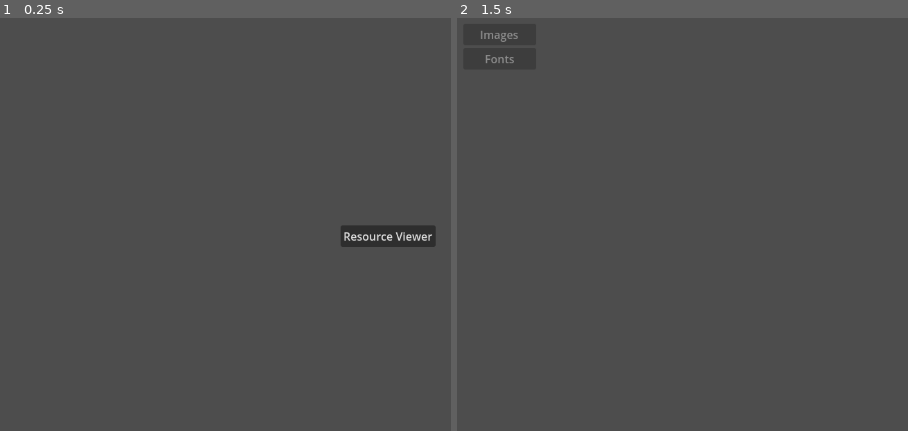
Above: before the commit, frames 1-2 (left to right).
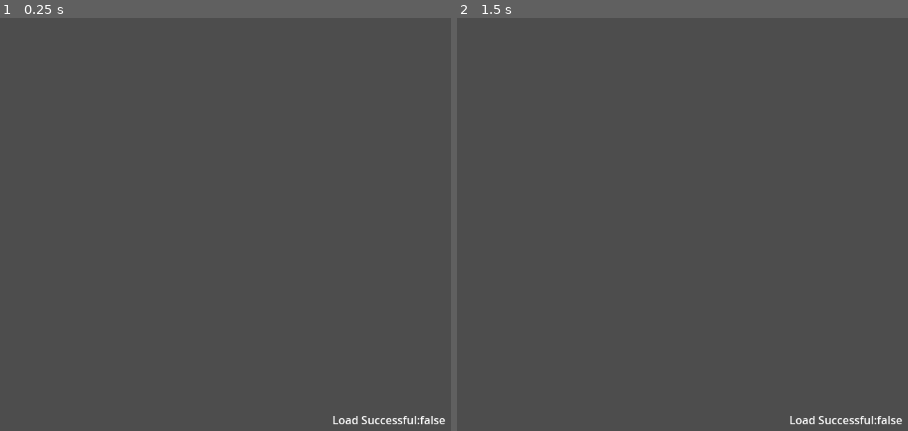
Above: after the commit, the same moments.

Repository: jastadj/uwgodot3
Game: Godot game, scene res://scenes/startup/startup.tscn
The game is run twice, just before and just after one commit, with the same random seed, the same clock (stepped at 60 frames per second) and the same inputs.
Inputs (mouse positions are in pixels of both pictures, inside the frame that each line leads up to):
- Up to frame 1 (0.25 s): no input
- Up to frame 2 (1.5 s): click (844, 236) at 0.5 s, where only the run before the commit has a clickable "Resource Viewer"; tap Enter at 1.25 s; move the mouse to (outside the picture) at 1.27 s; click (outside the picture) at 1.42 s

The runs differ from the first frame. In frame 1, 1.3% of the frame differs, in the area x 73-99%, y 50-99%; in frame 2, 0.4%.
Error before the commit: Invalid access to property or key 'images' on a base object of type 'Dictionary'. (res://scenes/debug/resource_viewers/components/images.gd:99)

Commit message:
refactor manifest paths, fix 4bit uncomp import

Diff:
--- a/resource_loaders/graphics.gd
+++ b/resource_loaders/graphics.gd
@@ -88,11 +88,12 @@
 		if (image_type == System.IMAGE_FORMAT.FMT_8BIT):
 			for n in range(0, data_size):
 				pixel_data[n] = tfile.get_8()
+		#  if 4 bit uncompressed
 		elif (image_type == System.IMAGE_FORMAT.FMT_4BIT):
 			for n in range(0, data_size):
 				var byte = tfile.get_8()
+				pixel_data[(n*2)] = byte & 0xf0 >> 4
 				if( (n*2) + 1 >= width*height): continue
-				pixel_data[(n*2)] = byte & 0xf0 >> 4
 				pixel_data[(n*2)+1] = byte & 0xf
 		elif (image_type == System.IMAGE_FORMAT.FMT_4BIT_RLE or
 		image_type == System.IMAGE_FORMAT.FMT_5BIT_RLE):
--- a/resource_loaders/manifest.gd
+++ b/resource_loaders/manifest.gd
@@ -2,21 +2,12 @@
 
 signal loading(loadstring, cur, total)
 
-func load_manifest_file(uw_data:Dictionary, manifest_filename:String, data_path_str:String):
+func load_manifest_file(uw_data:Dictionary, manifest_filename:String):
 
-	var MANIFEST_HEADER = PackedStringArray(["Filename","Type","Base","Name", "Palette"])
+	# manifest data
+	var MANIFEST_HEADER = PackedStringArray(["Directory","Filename","Type","Base","Name", "Palette"])
 	var manifest_entries = []
 	var line_counter = 0
-	var data_path = DirAccess.open(data_path_str)
-	var data_path_files = null
-
-	# Check that the data_path directory exists.
-	if(!data_path):
-		printerr("Error loading manifest file, unable to find data directory:", data_path_str)
-		return false
-
-	# Get files in data directory.
-	data_path_files = data_path.get_files()
 
 	# Resource Loaders
 	var palette_loader = load( "res://resource_loaders/palettes.gd")
@@ -42,7 +33,7 @@
 
 	line_counter += 1
 
-	# Read in each manifest entry and load the resource.
+	# Collect manifest entries.
 	while !tfile.eof_reached():
 		var manifest_entry = tfile.get_csv_line()
 
@@ -59,25 +50,24 @@
 
 	for entryi in range(0,manifest_entries.size()):
 		var entry = manifest_entries[entryi]
-		var filename = entry[0]
-		var filepath
-		var type = entry[1].to_upper()
-		var base = entry[2]
-		var keyname = entry[3]
-		var palette = entry[4]
+		var dir = entry[0]
+		var filename = entry[1]
+		var filepath = str(uw_data["path"],"/",dir,"/",filename)
+		var type = entry[2].to_upper()
+		var base = entry[3]
+		var keyname = entry[4]
+		var palette = entry[5]
 
-		emit_signal("loading", [filename,entryi, manifest_entries.size()])
+		emit_signal("loading", [filepath, entryi, manifest_entries.size()])
 
 		# manifest palette entry
 		if (palette == ""): palette = 0
 		else: palette = palette.to_int()
 
 		# Does file exist?
-		if(!data_path_files.has(filename)):
-			printerr("Error loading manifest, unable to find file on line ",line_counter,":", filename)
+		if(!FileAccess.file_exists(filepath)):
+			printerr("Error loading manifest, unable to find file on line ",line_counter,":", filepath)
 			return false
-
-		filepath = data_path_str + "/" + filename
 
 		# Does type exists?
 		if(!RESOURCE_TYPES.has(type)):
@@ -85,10 +75,10 @@
 			return false
 
 		# If Base Key does not exist, create it.
-		if(!uw_data.has(base)): uw_data[base] = {}
+		if(!uw_data["raws"].has(base)): uw_data["raws"][base] = {}
 
 		# If Name Key does not exist, create it.
-		if(!uw_data[base].has(keyname)): uw_data[base][keyname] = []
+		if(!uw_data["raws"][base].has(keyname)): uw_data["raws"][base][keyname] = []
 
 		# Load the resource type.
 		var result
@@ -112,9 +102,9 @@
 
 		if(result is Array):
 			for element in result:
-				uw_data[base][keyname].append(element)
+				uw_data["raws"][base][keyname].append(element)
 		elif (result is Dictionary):
-			uw_data[base][keyname] = result
+			uw_data["raws"][base][keyname] = result
 		elif (result is bool):
 			printerr("Error loading resource type ", type, " from file ", filepath)
 			tfile.close()
--- a/scenes/debug/resource_viewers/components/images.gd
+++ b/scenes/debug/resource_viewers/components/images.gd
@@ -13,6 +13,7 @@
 @onready var aux_label = $"imagescontainer/aux-pal_container/aux_label"
 @onready var index_label = $imagescontainer/lbl_image_index
 @onready var image = $imagescontainer/image
+@onready var image_info = $imagescontainer/lbl_image_info
 
 var image_scale = 4
 var image_set
@@ -97,6 +98,7 @@
 	pal_label.text = str("Palette[", pal_val, "]:")
 	aux_label.text = str("Aux Palette[", aux_pal_val, "]:")
 	var cur_image = System.cur_data["raws"]["images"][image_set][image_slider.value]
+	image_info.text = str("Type:", cur_image["type"])
 	var newimage = System.generate_image_from_image_entry(cur_image, palettes[pal_val], aux_palettes[aux_pal_val])
 	image.texture = ImageTexture.create_from_image(newimage)
 	image.scale = Vector2(image_scale,image_scale)
--- a/scenes/debug/resource_viewers/components/images.tscn
+++ b/scenes/debug/resource_viewers/components/images.tscn
@@ -96,9 +96,13 @@
 layout_mode = 2
 text = "image_index"
 
+[node name="lbl_image_info" type="Label" parent="imagescontainer"]
+layout_mode = 2
+text = "image_info"
+
 [node name="image" type="Sprite2D" parent="imagescontainer"]
 material = SubResource("ShaderMaterial_hf65y")
-position = Vector2(0, 154)
+position = Vector2(0, 190)
 centered = false
 
 [connection signal="item_selected" from="imagescontainer/btn_images" to="." method="_on_btn_images_item_selected"]
--- a/scenes/startup/startup.gd
+++ b/scenes/startup/startup.gd
@@ -16,18 +16,20 @@
 
 	$CanvasLayer/ui/loadcontainer.visible = true
 	var load_source = true
+	var result = false
 
 	if(!FORCE_SOURCE_LOAD):
 		load_source = System.load_data("uw1")
 
 	if(load_source):
 		# import source data files
-		var result = System.load_uw1_resources(Callable(update_progress))
+		result = System.load_uw1_resources(Callable(update_progress))
 		if (DEBUG): System.print_data_keys(System.cur_data)
 		progressbar.visible = false
-		loadstring.text = str("Success:", result)
+		loadstring.text = str("Load Successful:", result)
 		System.save_data(System.uw1_data)
-	get_tree().change_scene_to_file("res://scenes/tempmain/tempmain.tscn")
+	if result:
+		get_tree().change_scene_to_file("res://scenes/tempmain/tempmain.tscn")
 
 func update_progress(metadata):
 	loadstring.text = str("Importing ", metadata[0])
--- a/system/manifests/uw1_manifest.csv
+++ b/system/manifests/uw1_manifest.csv
@@ -1,44 +1,44 @@
-Filename,Type,Base,Name,Palette
-PALS.DAT,palette,palettes,main,
-ALLPALS.DAT,aux_palette,palettes,aux,
-W16.TR,texture,images,walls_16,
-W64.TR,texture,images,walls_64,
-CHARHEAD.GR,graphic,images,heads_npc,
-OBJECTS.GR,graphic,images,objects,
-BLNKMAP.BYT,bitmap,images,map,1
-BODIES.GR,graphic,images,paperdoll,
-CHAINS.GR,graphic,images,chains,
-CHARGEN.BYT,bitmap,images,chargen,3
-CHRBTNS.GR,graphic,images,chargen_buttons,3
-COMPASS.GR,graphic,images,compass,
-CONVERSE.GR,graphic,images,conversation,
-CURSORS.GR,graphic,images,cursors,
-DOORS.GR,graphic,images,doors,
-DRAGONS.GR,graphic,images,dragons,
-EYES.GR,graphic,images,eyes,
-F16.TR,texture,images,floor_16,
-F32.TR,texture,images,floor_32,
-FLASKS.GR,graphic,images,flasks,
-GENHEAD.GR,graphic,images,heads_gen,
-HEADS.GR,graphic,images,heads_player,
-INV.GR,graphic,images,inventory,
-LFTI.GR,graphic,images,menu_left_buttons,
-MAIN.BYT,bitmap,images,main,
-OPBTN.GR,graphic,images,main_menu_buttons,2
-OPSCR.BYT,bitmap,images,main_menu,2
-OPTBTNS.GR,graphic,images,menu_left,
-POWER.GR,graphic,images,power,
-PRES1.BYT,bitmap,images,intro1,5
-PRES2.BYT,bitmap,images,intro2,5
-SCRLEDGE.GR,graphic,images,scroll_edges,
-SPELLS.GR,graphic,images,spells,
-TMFLAT.GR,graphic,images,wall_decals1,
-TMOBJ.GR,graphic,images,wall_decals2,
-WEAPONS.GR,graphic,images,weapons,
-WIN1.BYT,bitmap,images,endgame1,7
-WIN2.BYT,bitmap,images,endgame2,7
-FONT4X5P.SYS,font,fonts,font4x5p,
-FONT5X6I.SYS,font,fonts,font5x6i,
-FONT5X6P.SYS,font,fonts,font5x6p,
-FONTCHAR.SYS,font,fonts,fontchar,
-FONTBIG.SYS,font,fonts,fontbig,
+Directory,Filename,Type,Base,Name,Palette
+DATA,PALS.DAT,palette,palettes,main,
+DATA,ALLPALS.DAT,aux_palette,palettes,aux,
+DATA,W16.TR,texture,images,walls_16,
+DATA,W64.TR,texture,images,walls_64,
+DATA,CHARHEAD.GR,graphic,images,heads_npc,
+DATA,OBJECTS.GR,graphic,images,objects,
+DATA,BLNKMAP.BYT,bitmap,images,map,1
+DATA,BODIES.GR,graphic,images,paperdoll,
+DATA,CHAINS.GR,graphic,images,chains,
+DATA,CHARGEN.BYT,bitmap,images,chargen,3
+DATA,CHRBTNS.GR,graphic,images,chargen_buttons,3
+DATA,COMPASS.GR,graphic,images,compass,
+DATA,CONVERSE.GR,graphic,images,conversation,
+DATA,CURSORS.GR,graphic,images,cursors,
+DATA,DOORS.GR,graphic,images,doors,
+DATA,DRAGONS.GR,graphic,images,dragons,
+DATA,EYES.GR,graphic,images,eyes,
+DATA,F16.TR,texture,images,floor_16,
+DATA,F32.TR,texture,images,floor_32,
+DATA,FLASKS.GR,graphic,images,flasks,
+DATA,GENHEAD.GR,graphic,images,heads_gen,
+DATA,HEADS.GR,graphic,images,heads_player,
+DATA,INV.GR,graphic,images,inventory,
+DATA,LFTI.GR,graphic,images,menu_left_buttons,
+DATA,MAIN.BYT,bitmap,images,main,
+DATA,OPBTN.GR,graphic,images,main_menu_buttons,2
+DATA,OPSCR.BYT,bitmap,images,main_menu,2
+DATA,OPTBTNS.GR,graphic,images,menu_left,
+DATA,POWER.GR,graphic,images,power,
+DATA,PRES1.BYT,bitmap,images,intro1,5
+DATA,PRES2.BYT,bitmap,images,intro2,5
+DATA,SCRLEDGE.GR,graphic,images,scroll_edges,
+DATA,SPELLS.GR,graphic,images,spells,
+DATA,TMFLAT.GR,graphic,images,wall_decals1,
+DATA,TMOBJ.GR,graphic,images,wall_decals2,
+DATA,WEAPONS.GR,graphic,images,weapons,
+DATA,WIN1.BYT,bitmap,images,endgame1,7
+DATA,WIN2.BYT,bitmap,images,endgame2,7
+DATA,FONT4X5P.SYS,font,fonts,font4x5p,
+DATA,FONT5X6I.SYS,font,fonts,font5x6i,
+DATA,FONT5X6P.SYS,font,fonts,font5x6p,
+DATA,FONTCHAR.SYS,font,fonts,fontchar,
+DATA,FONTBIG.SYS,font,fonts,fontbig,
--- a/system/system.gd
+++ b/system/system.gd
@@ -35,14 +35,11 @@
 
 	manifest_loader.connect("loading", callable)
 
-	# UW Data Path
-	var data_path = str(uw1_path + "/UWDATA/")
-
 	print("Loading UW1 resources...")
 	cur_data = uw1_data
 
 	# Load files from manifest
-	return manifest_loader.load_manifest_file(cur_data["raws"], manifest_file, data_path)
+	return manifest_loader.load_manifest_file( uw1_data, manifest_file)
 
 func generate_image_from_image_entry(image_entry, palette, aux_palette):
 	var pixel_data = []
@@ -56,7 +53,7 @@
 			pixel_data[(pixeli*4)+3] = 0xff
 	else:
 		for pixeli in range(0, image_entry["data"].size()):
-			var color = palette[aux_palette[image_entry["data"][pixeli]]].to_abgr32()
+			var color = aux_palette[image_entry["data"][pixeli]].to_abgr32()
 			pixel_data[(pixeli*4)] = color & 0xff
 			pixel_data[(pixeli*4)+1] = (color & 0xff00) >> 8
 			pixel_data[(pixeli*4)+2] = (color & 0xff0000) >> 16
